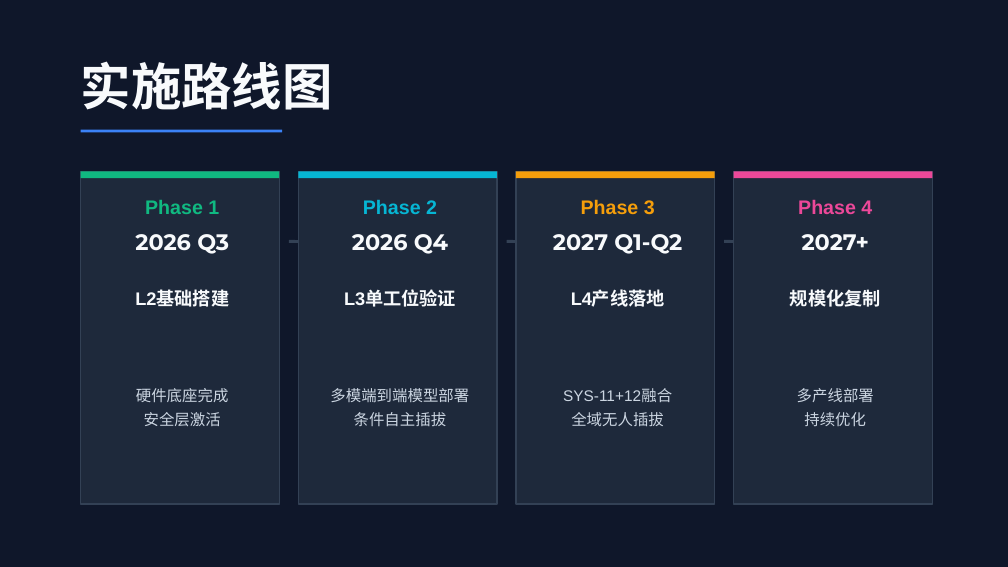
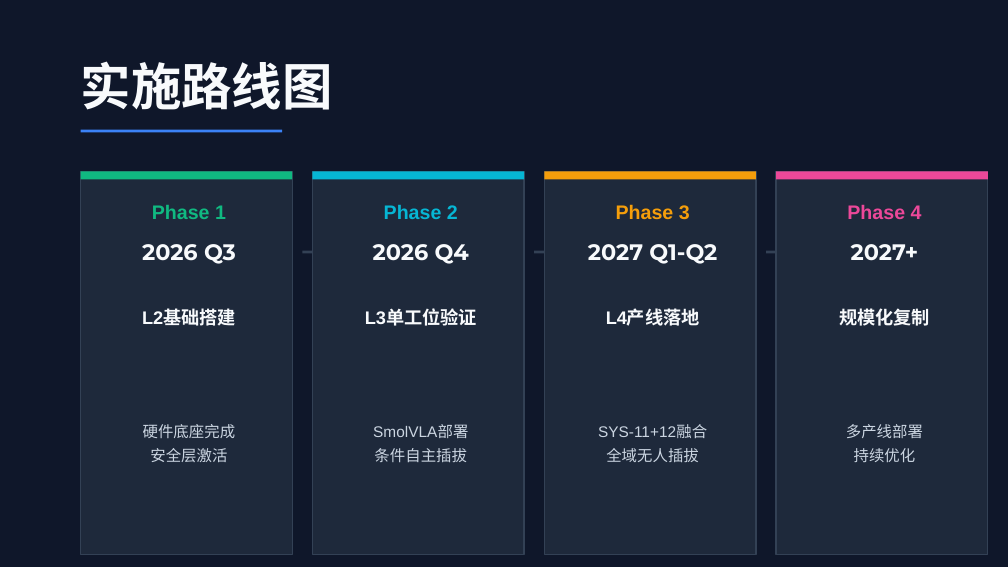
Before and after one commit to MikeBMW/lerobot-smolvla-lew, a slide deck: slide 9 of docs/Z-MAX管理层汇报.pptx (slide 8 before the commit). Drawn at 1008x567 pixels with LibreOffice and Linux fonts; fonts in the diff are those of the drawing. Boxes give left, top, right and bottom in pixels: in the first picture for what was removed or moved away, otherwise in the second. Text is boxed around its words. In the diff, an @@ line names an element or a change of style, - is before the commit and + after.

```diff
--- a/docs/Z-MAX管理层汇报.pptx
+++ b/docs/Z-MAX管理层汇报.pptx
@@ rectangle: place and size @@
-rectangle at (81, 171, 279, 178)
+rectangle at (81, 171, 292, 179)
@@ rectangle: place and size @@
-rectangle at (81, 171, 279, 504)
+rectangle at (81, 171, 292, 554)
@@ rectangle: place and size @@
-rectangle at (298, 171, 497, 178)
+rectangle at (312, 171, 524, 179)
@@ rectangle: place and size @@
-rectangle at (298, 171, 497, 504)
+rectangle at (312, 171, 524, 554)
@@ rectangle: place and size @@
-rectangle at (516, 171, 715, 178)
+rectangle at (544, 171, 756, 179)
@@ rectangle: place and size @@
-rectangle at (516, 171, 715, 504)
+rectangle at (544, 171, 756, 554)
@@ rectangle: place and size @@
-rectangle at (734, 171, 932, 178)
+rectangle at (776, 171, 988, 179)
@@ rectangle: place and size @@
-rectangle at (734, 171, 932, 504)
+rectangle at (776, 171, 988, 554)
@@ text "Phase 1": place and size @@
-text "Phase 1" at (145, 200, 219, 214)
+text "Phase 1" at (152, 205, 226, 219)
@@ text "Phase 2": place and size @@
-text "Phase 2" at (363, 200, 437, 214)
+text "Phase 2" at (384, 205, 458, 219)
@@ text "Phase 3": place and size @@
-text "Phase 3" at (581, 199, 655, 215)
+text "Phase 3" at (616, 204, 690, 220)
@@ text "Phase 4": place and size @@
-text "Phase 4" at (798, 199, 872, 214)
+text "Phase 4" at (847, 204, 922, 219)
@@ text "2026 Q3": place and size @@
-text "2026 Q3" at (135, 234, 229, 254)
+text "2026 Q3" at (142, 244, 236, 264)
@@ text "2026 Q4": place and size @@
-text "2026 Q4" at (352, 234, 448, 254)
+text "2026 Q4" at (373, 244, 469, 264)
@@ text "2027 Q1-Q2": place and size @@
-text "2027 Q1-Q2" at (553, 234, 682, 254)
+text "2027 Q1-Q2" at (588, 244, 717, 264)
@@ text "2027+": place and size @@
-text "2027+" at (802, 234, 870, 251)
+text "2027+" at (851, 244, 919, 261)
@@ line moved from (289, 241) - (307, 242) to (302, 252) - (323, 252) @@
@@ line moved from (507, 241) - (525, 242) to (534, 252) - (554, 252) @@
@@ line moved from (724, 241) - (743, 242) to (766, 252) - (786, 252) @@
@@ text "L2基础搭建": place and size @@
-text "L2基础搭建" at (135, 291, 229, 309)
+text "L2基础搭建" at (142, 310, 236, 328)
@@ text "L3单工位验证": place and size @@
-text "L3单工位验证" at (344, 291, 456, 307)
+text "L3单工位验证" at (365, 310, 477, 326)
@@ text "L4产线落地": place and size @@
-text "L4产线落地" at (571, 291, 665, 307)
+text "L4产线落地" at (606, 310, 700, 326)
@@ text "规模化复制": place and size @@
-text "规模化复制" at (790, 289, 881, 307)
+text "规模化复制" at (839, 308, 930, 326)
@@ text "硬件底座完成": place and size @@
-text "硬件底座完成" at (136, 388, 229, 426)
+text "硬件底座完成" at (143, 424, 236, 462)
@@ text "SmolVLA部署": place and size @@
-text "SmolVLA部署" at (330, 388, 469, 426)
+text "SmolVLA部署" at (373, 425, 468, 462)
@@ text "SYS-11+12融合": place and size @@
-text "SYS-11+12融合" at (563, 389, 672, 426)
+text "SYS-11+12融合" at (598, 425, 707, 462)
@@ text "多产线部署": place and size @@
-text "多产线部署" at (797, 388, 874, 426)
+text "多产线部署" at (846, 424, 923, 462)
@@ text at (373, 425, 468, 438): text changed @@
-多模端到端模型部署
+SmolVLA部署
```
Also in this commit, not shown: 7 other slides changed, 1 slide added, 1 other file.
